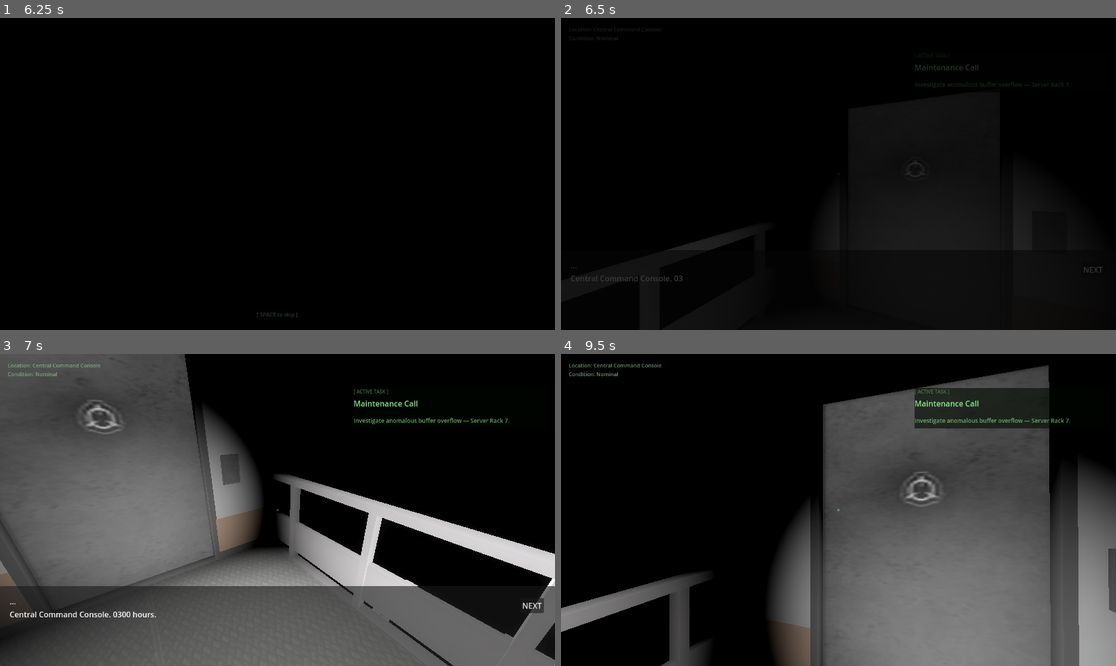
Above: before the commit, frames 1-4 (two rows, left to right).
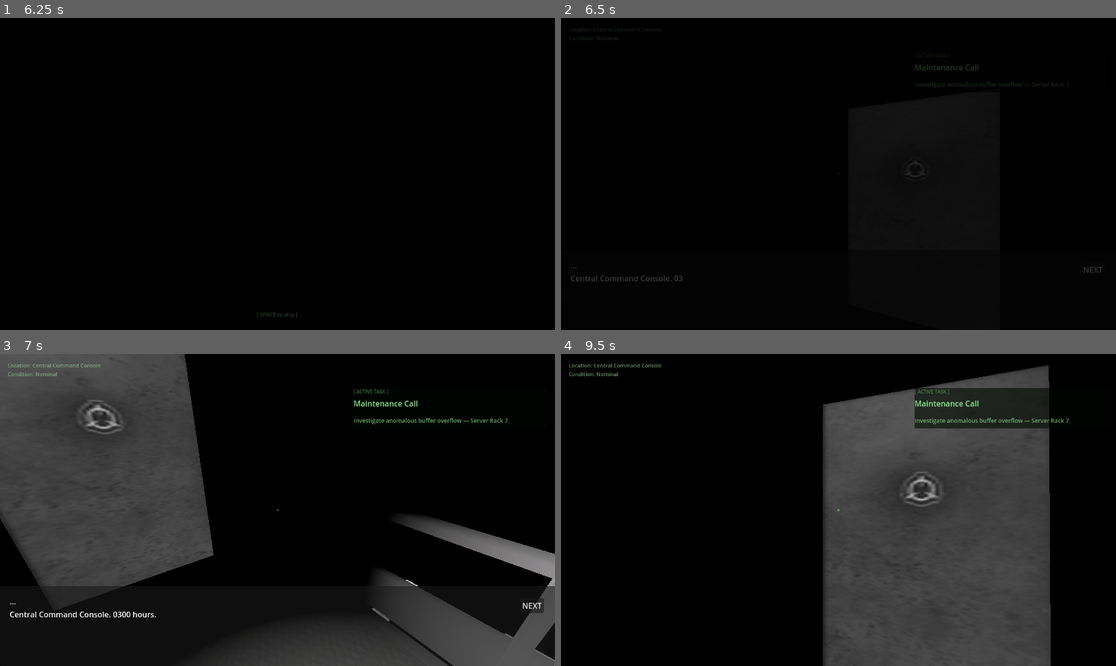
Above: after the commit, the same moments.

Repository: st00pid-cloud/-redacted-
Game: Godot game, scene res://World/main_menu/MainMenu.tscn
Same seed, same stepped clock (60 frames per second), same inputs: the game is played once before the commit and once after it.
Inputs (mouse positions are in pixels of both pictures, inside the frame that each line leads up to):
- Up to frame 1 (6.25 s): tap Enter (ui_accept) at 0.5, 2, 4.25, 5 s; move the mouse to (399, 158) at 0.52 s; hold D (right) 0.53-1.25 s; hold E (interact) 0.53-1.25 s; click (399, 158) at 0.67 s; tap Space (jump) at 0.77, 1.07, 3.77, 4.07, 4.52, 4.82, 5.27, 5.57 s; drag from (166, 189) to (249, 236) at 1.27 s; move the mouse to (333, 105) at 2.02 s; hold D (right) 2.03-2.75 s; tap Backspace at 2.1 s; click "[ BEGIN MAINTENANCE CALL ]" at 2.75 s; move the mouse to (271, 180) at 3.52 s; hold W (forward) from 3.53 s (still down); tap Z at 3.6 s; click (271, 180) at 3.67 s; move the mouse to (316, 177) at 4.27 s; tap 0 at 4.35 s; move the mouse to (233, 170) at 5.02 s; tap 9 at 5.1 s; move the mouse to (283, 174) at 5.77 s; hold E (interact) from 5.78 s (still down); click (283, 174) at 5.92 s
- Up to frame 2 (6.5 s): keep holding W (forward); keep holding E (interact)
- Up to frame 3 (7 s): release W (forward) at 6.5 s; release E (interact) at 6.5 s; click "NEXT" at 6.5 s
- Up to frame 4 (9.5 s): click "NEXT" at 7.25 s; tap Enter (ui_accept) at 8 s; move the mouse to (816, 503) at 8.02 s; hold D (right) 8.03-8.78 s; tap Keypad Enter at 8.1 s; tap Space (jump) at 8.27, 8.57, 9.02, 9.32 s; move the mouse to (866, 510) at 8.77 s; hold W (forward) from 8.78 s (still down); tap Backspace at 8.85 s

Frame 1 is identical in both runs. In frame 2, 0.9% of the frame differs, in the area x 19-85%, y 58-75%; in frame 3, 46%, in the area x 0-100%, y 17-100%; in frame 4, 31%.

Commit message:
... breaking

Diff:
--- a/World/Level_01.tscn
+++ b/World/Level_01.tscn
@@ -20,6 +20,7 @@
 [ext_resource type="Script" uid="uid://whjhl8g6ssxj" path="res://challenges/GhostCursor.gd" id="17_6ga61"]
 [ext_resource type="Script" uid="uid://dbfl2avru45lh" path="res://challenges/ThermalScan.gd" id="18_8jeay"]
 [ext_resource type="Script" uid="uid://ewscf8w1tff" path="res://challenges/MemoryString.gd" id="19_puub4"]
+[ext_resource type="PackedScene" uid="uid://bvg3lnoclioxv" path="res://World/props/lamp.glb" id="21_8jeay"]
 
 [sub_resource type="StandardMaterial3D" id="StandardMaterial3D_meeu0"]
 albedo_texture = ExtResource("4_6ga61")
@@ -51,8 +52,8 @@
 [node name="Object_11" parent="Sketchfab_Scene/Sketchfab_model/SCP Server Room_obj_cleaner_materialmerger_gles" index="9"]
 surface_material_override/0 = SubResource("StandardMaterial3D_meeu0")
 
-[node name="Sketchfab_Scene2" parent="." instance=ExtResource("4_clck7")]
-transform = Transform3D(1.1199205, -0.29382885, -5.3767505, 0.56219196, 5.4681726, -0.18172634, 5.355344, -0.5125901, 1.1434737, 8.946904, 10.529431, -14.538088)
+[node name="Rack1" parent="." instance=ExtResource("4_clck7")]
+transform = Transform3D(0.23546375, -0.27981722, -7.6913104, 0.7870689, 7.655442, -0.2544168, 7.656048, -0.7784007, 0.2627032, -32.011482, 8.719945, 8.733135)
 
 [node name="Player2" parent="." instance=ExtResource("4_bpnau")]
 transform = Transform3D(-1.0992994, 0, -0.48118633, 0, 1.1999999, 0, 0.48118633, 0, -1.0992994, -7.947733, 38.987434, 22.639372)
@@ -101,24 +102,24 @@
 environment = SubResource("Environment_meeu0")
 
 [node name="Bridge1-omni" type="OmniLight3D" parent="."]
-transform = Transform3D(1, 0, 0, 0, 1, 0, 0, 0, 1, -7.8331056, 37.461178, 22.656567)
+transform = Transform3D(1, 0, 0, 0, 1, 0, 0, 0, 1, -7.8331056, 35.9683, 16.720438)
 layers = 1023
 light_energy = 20.0
 light_size = 100.0
 light_specular = 8.5
 light_bake_mode = 1
 light_cull_mask = 4294966273
-omni_range = 16.02963
+omni_range = 13.834019
 
 [node name="Bridge1-omni2" type="OmniLight3D" parent="."]
-transform = Transform3D(1, 0, 0, 0, 1, 0, 0, 0, 1, -7.8331056, 38.446056, -38.289993)
+transform = Transform3D(1, 0, 0, 0, 1, 0, 0, 0, 1, -7.8331056, 41.355915, -37.739185)
 layers = 1023
 light_energy = 20.0
 light_size = 100.0
 light_specular = 8.5
 light_bake_mode = 1
 light_cull_mask = 4294966273
-omni_range = 24.199257
+omni_range = 18.015373
 
 [node name="Bridge1-omni3" type="OmniLight3D" parent="."]
 transform = Transform3D(1, 0, 0, 0, 1, 0, 0, 0, 1, 27.814571, 37.299347, -38.289993)
@@ -130,5 +131,11 @@
 light_cull_mask = 4294966273
 omni_range = 24.199257
 
+[node name="lamp" parent="." instance=ExtResource("21_8jeay")]
+transform = Transform3D(2, 0, 0, 0, 2, 0, 0, 0, 2, -46.097954, 42.16422, 23.317074)
+
+[node name="lamp2" parent="." instance=ExtResource("21_8jeay")]
+transform = Transform3D(2, 0, 0, 0, 2, 0, 0, 0, 2, -46.097954, 44.023224, -28.962729)
+
 [editable path="Sketchfab_Scene"]
-[editable path="Sketchfab_Scene2"]
+[editable path="Rack1"]
Not shown: 1 places in World/Level_01.tscn that only renumber resources
Binary file added: World/props/PSX Cardboard Boxes Asset Pack/Assets/BoxTapeLong1_SM.fbx
Not shown, added: World/props/PSX Cardboard Boxes Asset Pack/Assets/BoxTapeLong1_SM.fbx.import
Binary file added: World/props/PSX Cardboard Boxes Asset Pack/Assets/BoxTapeLong2_SM.fbx
Not shown, added: World/props/PSX Cardboard Boxes Asset Pack/Assets/BoxTapeLong2_SM.fbx.import
Binary file added: World/props/PSX Cardboard Boxes Asset Pack/Assets/BoxTapeMid1_SM.fbx
Not shown, added: World/props/PSX Cardboard Boxes Asset Pack/Assets/BoxTapeMid1_SM.fbx.import
Binary file added: World/props/PSX Cardboard Boxes Asset Pack/Assets/BoxTapeMid2_SM.fbx
Not shown, added: World/props/PSX Cardboard Boxes Asset Pack/Assets/BoxTapeMid2_SM.fbx.import
Binary file added: World/props/PSX Cardboard Boxes Asset Pack/Assets/BoxTapeShort1_SM.fbx
Not shown, added: World/props/PSX Cardboard Boxes Asset Pack/Assets/BoxTapeShort1_SM.fbx.import
Binary file added: World/props/PSX Cardboard Boxes Asset Pack/Assets/BoxTapeShort2_SM.fbx
(and 53 more such lines)
